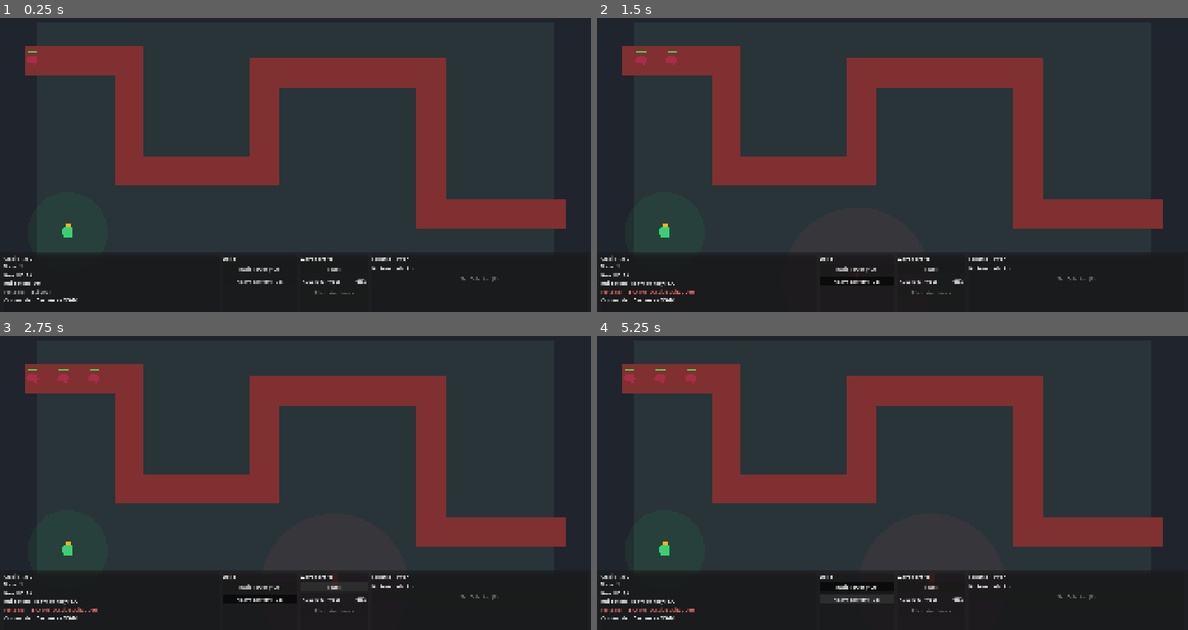
Above: before the commit, frames 1-4 (two rows, left to right).
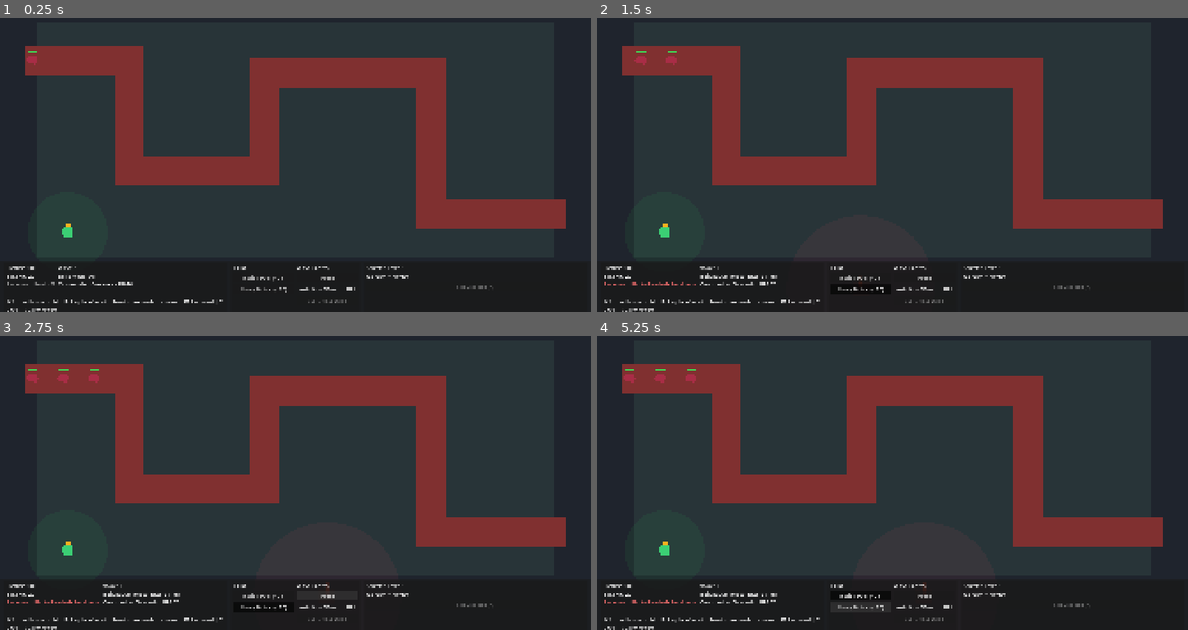
Above: after the commit, the same moments.

Repository: Auda29/TDG
Game: Godot game, scene res://scenes/bootstrap/main.tscn
Two runs of this game, one before a commit and one after it. Both use one fixed random seed, a clock stepped at 60 frames per second and the inputs below.
Inputs:
- Up to frame 1 (0.25 s): no input
- Up to frame 2 (1.5 s): click "Basic Tower (100)" at 0.5 s; click "Heavy Battery (175)" at 1.25 s
- Up to frame 3 (2.75 s): click "Pause" at 2 s
- Up to frame 4 (5.25 s): click "Auto Next Wave" at 2.75 s; click "Auto Next Wave" at 3.5 s; click "Basic Tower (100)" at 4.25 s; click "Heavy Battery (175)" at 5 s

The runs differ from the first frame. In frame 1, 2.2% of the frame differs, in the area x 0-94%, y 80-100%; in frame 2, 2.4%; in frame 3, 2.5%; in frame 4, 2.6%.

Commit message:
Refactor mvp_hud.tscn layout for improved UI organization, adjusting margins and container structures. Update gameplay mechanics in basic_enemy.gd to return actual damage dealt and enhance tower statistics tracking in basic_tower.gd. Modify mvp_hud.gd to display average DPS and total damage dealt for selected towers, improving user feedback and gameplay insights.

Diff:
--- a/game/scenes/ui/mvp_hud.tscn
+++ b/game/scenes/ui/mvp_hud.tscn
@@ -16,128 +16,161 @@
 anchor_top = 1.0
 anchor_right = 1.0
 anchor_bottom = 1.0
-offset_top = -196.0
+offset_top = -168.0
 mouse_filter = 1
 
 [node name="Margin" type="MarginContainer" parent="BottomBar"]
 layout_mode = 2
 theme_override_constants/margin_left = 12
-theme_override_constants/margin_top = 10
+theme_override_constants/margin_top = 6
 theme_override_constants/margin_right = 12
-theme_override_constants/margin_bottom = 10
+theme_override_constants/margin_bottom = 6
 
 [node name="RootHBox" type="HBoxContainer" parent="BottomBar/Margin"]
 layout_mode = 2
 theme_override_constants/separation = 12
 
 [node name="StatusPanel" type="PanelContainer" parent="BottomBar/Margin/RootHBox"]
-custom_minimum_size = Vector2(360, 0)
+custom_minimum_size = Vector2(460, 0)
 layout_mode = 2
 size_flags_horizontal = 3
 
-[node name="VBoxContainer" type="VBoxContainer" parent="BottomBar/Margin/RootHBox/StatusPanel"]
+[node name="StatusMargin" type="MarginContainer" parent="BottomBar/Margin/RootHBox/StatusPanel"]
 layout_mode = 2
+theme_override_constants/margin_left = 8
+theme_override_constants/margin_top = 6
+theme_override_constants/margin_right = 8
+theme_override_constants/margin_bottom = 6
 
-[node name="CreditsLabel" type="Label" parent="BottomBar/Margin/RootHBox/StatusPanel/VBoxContainer"]
+[node name="StatusVBox" type="VBoxContainer" parent="BottomBar/Margin/RootHBox/StatusPanel/StatusMargin"]
+layout_mode = 2
+theme_override_constants/separation = 6
+
+[node name="StatsGrid" type="GridContainer" parent="BottomBar/Margin/RootHBox/StatusPanel/StatusMargin/StatusVBox"]
+layout_mode = 2
+columns = 2
+
+theme_override_constants/h_separation = 14
+theme_override_constants/v_separation = 4
+
+[node name="CreditsLabel" type="Label" parent="BottomBar/Margin/RootHBox/StatusPanel/StatusMargin/StatusVBox/StatsGrid"]
 layout_mode = 2
 text = "Credits: 0"
 
-[node name="WaveLabel" type="Label" parent="BottomBar/Margin/RootHBox/StatusPanel/VBoxContainer"]
+[node name="WaveLabel" type="Label" parent="BottomBar/Margin/RootHBox/StatusPanel/StatusMargin/StatusVBox/StatsGrid"]
 layout_mode = 2
 text = "Wave: 0"
 
-[node name="BaseLabel" type="Label" parent="BottomBar/Margin/RootHBox/StatusPanel/VBoxContainer"]
+[node name="BaseLabel" type="Label" parent="BottomBar/Margin/RootHBox/StatusPanel/StatusMargin/StatusVBox/StatsGrid"]
 layout_mode = 2
 text = "Base HP: 0"
 
-[node name="ModeLabel" type="Label" parent="BottomBar/Margin/RootHBox/StatusPanel/VBoxContainer"]
+[node name="ModeLabel" type="Label" parent="BottomBar/Margin/RootHBox/StatusPanel/StatusMargin/StatusVBox/StatsGrid"]
 layout_mode = 2
 text = "Build Mode: Off"
 
-[node name="PlacementLabel" type="Label" parent="BottomBar/Margin/RootHBox/StatusPanel/VBoxContainer"]
+[node name="PlacementLabel" type="Label" parent="BottomBar/Margin/RootHBox/StatusPanel/StatusMargin/StatusVBox/StatsGrid"]
 layout_mode = 2
 text = "Placement: Build off"
 
-[node name="CommanderLabel" type="Label" parent="BottomBar/Margin/RootHBox/StatusPanel/VBoxContainer"]
+[node name="CommanderLabel" type="Label" parent="BottomBar/Margin/RootHBox/StatusPanel/StatusMargin/StatusVBox/StatsGrid"]
 layout_mode = 2
 text = "Commander: active"
 
-[node name="EventLabel" type="Label" parent="BottomBar/Margin/RootHBox/StatusPanel/VBoxContainer"]
+[node name="EventLabel" type="Label" parent="BottomBar/Margin/RootHBox/StatusPanel/StatusMargin/StatusVBox"]
 layout_mode = 2
 text = ""
 
-[node name="HintLabel" type="Label" parent="BottomBar/Margin/RootHBox/StatusPanel/VBoxContainer"]
+[node name="HintLabel" type="Label" parent="BottomBar/Margin/RootHBox/StatusPanel/StatusMargin/StatusVBox"]
 layout_mode = 2
 text = ""
 autowrap_mode = 3
 
-[node name="BuildPanel" type="PanelContainer" parent="BottomBar/Margin/RootHBox"]
-custom_minimum_size = Vector2(240, 0)
+[node name="CenterPanel" type="PanelContainer" parent="BottomBar/Margin/RootHBox"]
+custom_minimum_size = Vector2(420, 0)
 layout_mode = 2
 
-[node name="BuildVBox" type="VBoxContainer" parent="BottomBar/Margin/RootHBox/BuildPanel"]
+[node name="CenterMargin" type="MarginContainer" parent="BottomBar/Margin/RootHBox/CenterPanel"]
 layout_mode = 2
-theme_override_constants/separation = 8
+theme_override_constants/margin_left = 8
+theme_override_constants/margin_top = 6
+theme_override_constants/margin_right = 8
+theme_override_constants/margin_bottom = 6
 
-[node name="BuildTitleLabel" type="Label" parent="BottomBar/Margin/RootHBox/BuildPanel/BuildVBox"]
+[node name="CenterHBox" type="HBoxContainer" parent="BottomBar/Margin/RootHBox/CenterPanel/CenterMargin"]
+layout_mode = 2
+theme_override_constants/separation = 12
+
+[node name="BuildPanel" type="VBoxContainer" parent="BottomBar/Margin/RootHBox/CenterPanel/CenterMargin/CenterHBox"]
+custom_minimum_size = Vector2(170, 0)
+layout_mode = 2
+size_flags_horizontal = 3
+theme_override_constants/separation = 6
+
+[node name="BuildTitleLabel" type="Label" parent="BottomBar/Margin/RootHBox/CenterPanel/CenterMargin/CenterHBox/BuildPanel"]
 layout_mode = 2
 text = "Build"
 
-[node name="BasicTowerButton" type="Button" parent="BottomBar/Margin/RootHBox/BuildPanel/BuildVBox"]
+[node name="BasicTowerButton" type="Button" parent="BottomBar/Margin/RootHBox/CenterPanel/CenterMargin/CenterHBox/BuildPanel"]
 layout_mode = 2
 toggle_mode = true
 text = "Basic Tower (100)"
 
-[node name="HeavyBatteryButton" type="Button" parent="BottomBar/Margin/RootHBox/BuildPanel/BuildVBox"]
+[node name="HeavyBatteryButton" type="Button" parent="BottomBar/Margin/RootHBox/CenterPanel/CenterMargin/CenterHBox/BuildPanel"]
 layout_mode = 2
 toggle_mode = true
 text = "Heavy Battery (175)"
 
-[node name="FlowPanel" type="PanelContainer" parent="BottomBar/Margin/RootHBox"]
-custom_minimum_size = Vector2(220, 0)
+[node name="FlowPanel" type="VBoxContainer" parent="BottomBar/Margin/RootHBox/CenterPanel/CenterMargin/CenterHBox"]
+custom_minimum_size = Vector2(190, 0)
 layout_mode = 2
+size_flags_horizontal = 3
+theme_override_constants/separation = 6
 
-[node name="FlowVBox" type="VBoxContainer" parent="BottomBar/Margin/RootHBox/FlowPanel"]
-layout_mode = 2
-theme_override_constants/separation = 8
-
-[node name="FlowTitleLabel" type="Label" parent="BottomBar/Margin/RootHBox/FlowPanel/FlowVBox"]
+[node name="FlowTitleLabel" type="Label" parent="BottomBar/Margin/RootHBox/CenterPanel/CenterMargin/CenterHBox/FlowPanel"]
 layout_mode = 2
 text = "Wave Control"
 
-[node name="PauseButton" type="Button" parent="BottomBar/Margin/RootHBox/FlowPanel/FlowVBox"]
+[node name="PauseButton" type="Button" parent="BottomBar/Margin/RootHBox/CenterPanel/CenterMargin/CenterHBox/FlowPanel"]
 layout_mode = 2
 text = "Pause"
 
-[node name="AutoWaveButton" type="CheckButton" parent="BottomBar/Margin/RootHBox/FlowPanel/FlowVBox"]
+[node name="AutoWaveButton" type="CheckButton" parent="BottomBar/Margin/RootHBox/CenterPanel/CenterMargin/CenterHBox/FlowPanel"]
 layout_mode = 2
 button_pressed = true
 text = "Auto Next Wave"
 
-[node name="NextWaveButton" type="Button" parent="BottomBar/Margin/RootHBox/FlowPanel/FlowVBox"]
+[node name="NextWaveButton" type="Button" parent="BottomBar/Margin/RootHBox/CenterPanel/CenterMargin/CenterHBox/FlowPanel"]
 layout_mode = 2
 text = "Start Next Wave"
 disabled = true
 
 [node name="SelectedPanel" type="PanelContainer" parent="BottomBar/Margin/RootHBox"]
-custom_minimum_size = Vector2(240, 0)
+custom_minimum_size = Vector2(280, 0)
 layout_mode = 2
 size_flags_horizontal = 3
 
-[node name="SelectedVBox" type="VBoxContainer" parent="BottomBar/Margin/RootHBox/SelectedPanel"]
+[node name="SelectedMargin" type="MarginContainer" parent="BottomBar/Margin/RootHBox/SelectedPanel"]
 layout_mode = 2
-theme_override_constants/separation = 8
+theme_override_constants/margin_left = 8
+theme_override_constants/margin_top = 6
+theme_override_constants/margin_right = 8
+theme_override_constants/margin_bottom = 6
 
-[node name="SelectedTitleLabel" type="Label" parent="BottomBar/Margin/RootHBox/SelectedPanel/SelectedVBox"]
+[node name="SelectedVBox" type="VBoxContainer" parent="BottomBar/Margin/RootHBox/SelectedPanel/SelectedMargin"]
+layout_mode = 2
+theme_override_constants/separation = 6
+
+[node name="SelectedTitleLabel" type="Label" parent="BottomBar/Margin/RootHBox/SelectedPanel/SelectedMargin/SelectedVBox"]
 layout_mode = 2
 text = "Selected Tower"
 
-[node name="SelectedStatsLabel" type="Label" parent="BottomBar/Margin/RootHBox/SelectedPanel/SelectedVBox"]
+[node name="SelectedStatsLabel" type="Label" parent="BottomBar/Margin/RootHBox/SelectedPanel/SelectedMargin/SelectedVBox"]
 layout_mode = 2
 text = "No tower selected"
 autowrap_mode = 3
 
-[node name="SellButton" type="Button" parent="BottomBar/Margin/RootHBox/SelectedPanel/SelectedVBox"]
+[node name="SellButton" type="Button" parent="BottomBar/Margin/RootHBox/SelectedPanel/SelectedMargin/SelectedVBox"]
 layout_mode = 2
 text = "Sell Selected (X)"
 disabled = true
--- a/game/scripts/gameplay/enemies/basic_enemy.gd
+++ b/game/scripts/gameplay/enemies/basic_enemy.gd
@@ -39,14 +39,16 @@
 	_update_position()
 	queue_redraw()
 
-func apply_damage(amount: float) -> void:
+func apply_damage(amount: float) -> float:
 	var reduced_amount := maxf(1.0, amount - armor)
+	var actual_damage: float = minf(reduced_amount, health)
 	health -= reduced_amount
 	_hit_flash = 1.0
 	queue_redraw()
 	if health <= 0.0:
 		defeated.emit(self)
 		queue_free()
+	return actual_damage
 
 func _update_position() -> void:
 	global_position = curve.sample_baked(progress)
--- a/game/scripts/gameplay/towers/basic_tower.gd
+++ b/game/scripts/gameplay/towers/basic_tower.gd
@@ -10,6 +10,9 @@
 var _shot_flash: float = 0.0
 var _last_target_local: Vector2 = Vector2.ZERO
 var _is_selected: bool = false
+var total_damage_dealt: float = 0.0
+var total_kills: int = 0
+var active_time: float = 0.0
 
 @onready var barrel: Node2D = $Barrel
 
@@ -27,6 +30,7 @@
 		_shot_flash = 0.0
 		queue_redraw()
 		return
+	active_time += delta
 	_shot_flash = maxf(0.0, _shot_flash - delta * 4.0)
 	_cooldown = maxf(0.0, _cooldown - delta)
 	if _cooldown > 0.0:
@@ -38,7 +42,11 @@
 		_shot_flash = 1.0
 		if barrel != null:
 			barrel.rotation = _last_target_local.angle() + PI / 2.0
-		target.apply_damage(damage)
+		var target_health_before: float = target.health
+		var dealt_damage: float = target.apply_damage(damage)
+		total_damage_dealt += dealt_damage
+		if dealt_damage >= target_health_before and target_health_before > 0.0:
+			total_kills += 1
 		var effective_fire_rate := fire_rate * _get_overwatch_multiplier()
 		_cooldown = 1.0 / maxf(0.1, effective_fire_rate)
 	queue_redraw()
@@ -90,3 +98,8 @@
 
 func get_sell_refund() -> int:
 	return int(round(float(tower_cost) * 0.5))
+
+func get_average_dps() -> float:
+	if active_time <= 0.01:
+		return 0.0
+	return total_damage_dealt / active_time
--- a/game/scripts/ui/mvp_hud.gd
+++ b/game/scripts/ui/mvp_hud.gd
@@ -6,23 +6,23 @@
 signal auto_wave_toggled(enabled: bool)
 signal next_wave_requested
 
-@onready var credits_label: Label = $BottomBar/Margin/RootHBox/StatusPanel/VBoxContainer/CreditsLabel
-@onready var wave_label: Label = $BottomBar/Margin/RootHBox/StatusPanel/VBoxContainer/WaveLabel
-@onready var base_label: Label = $BottomBar/Margin/RootHBox/StatusPanel/VBoxContainer/BaseLabel
-@onready var mode_label: Label = $BottomBar/Margin/RootHBox/StatusPanel/VBoxContainer/ModeLabel
-@onready var placement_label: Label = $BottomBar/Margin/RootHBox/StatusPanel/VBoxContainer/PlacementLabel
-@onready var commander_label: Label = $BottomBar/Margin/RootHBox/StatusPanel/VBoxContainer/CommanderLabel
-@onready var event_label: Label = $BottomBar/Margin/RootHBox/StatusPanel/VBoxContainer/EventLabel
-@onready var hint_label: Label = $BottomBar/Margin/RootHBox/StatusPanel/VBoxContainer/HintLabel
+@onready var credits_label: Label = $BottomBar/Margin/RootHBox/StatusPanel/StatusMargin/StatusVBox/StatsGrid/CreditsLabel
+@onready var wave_label: Label = $BottomBar/Margin/RootHBox/StatusPanel/StatusMargin/StatusVBox/StatsGrid/WaveLabel
+@onready var base_label: Label = $BottomBar/Margin/RootHBox/StatusPanel/StatusMargin/StatusVBox/StatsGrid/BaseLabel
+@onready var mode_label: Label = $BottomBar/Margin/RootHBox/StatusPanel/StatusMargin/StatusVBox/StatsGrid/ModeLabel
+@onready var placement_label: Label = $BottomBar/Margin/RootHBox/StatusPanel/StatusMargin/StatusVBox/StatsGrid/PlacementLabel
+@onready var commander_label: Label = $BottomBar/Margin/RootHBox/StatusPanel/StatusMargin/StatusVBox/StatsGrid/CommanderLabel
+@onready var event_label: Label = $BottomBar/Margin/RootHBox/StatusPanel/StatusMargin/StatusVBox/EventLabel
+@onready var hint_label: Label = $BottomBar/Margin/RootHBox/StatusPanel/StatusMargin/StatusVBox/HintLabel
 
-@onready var basic_tower_button: Button = $BottomBar/Margin/RootHBox/BuildPanel/BuildVBox/BasicTowerButton
-@onready var heavy_battery_button: Button = $BottomBar/Margin/RootHBox/BuildPanel/BuildVBox/HeavyBatteryButton
-@onready var pause_button: Button = $BottomBar/Margin/RootHBox/FlowPanel/FlowVBox/PauseButton
-@onready var auto_wave_button: CheckButton = $BottomBar/Margin/RootHBox/FlowPanel/FlowVBox/AutoWaveButton
-@onready var next_wave_button: Button = $BottomBar/Margin/RootHBox/FlowPanel/FlowVBox/NextWaveButton
-@onready var selected_title_label: Label = $BottomBar/Margin/RootHBox/SelectedPanel/SelectedVBox/SelectedTitleLabel
-@onready var selected_stats_label: Label = $BottomBar/Margin/RootHBox/SelectedPanel/SelectedVBox/SelectedStatsLabel
-@onready var sell_button: Button = $BottomBar/Margin/RootHBox/SelectedPanel/SelectedVBox/SellButton
+@onready var basic_tower_button: Button = $BottomBar/Margin/RootHBox/CenterPanel/CenterMargin/CenterHBox/BuildPanel/BasicTowerButton
+@onready var heavy_battery_button: Button = $BottomBar/Margin/RootHBox/CenterPanel/CenterMargin/CenterHBox/BuildPanel/HeavyBatteryButton
+@onready var pause_button: Button = $BottomBar/Margin/RootHBox/CenterPanel/CenterMargin/CenterHBox/FlowPanel/PauseButton
+@onready var auto_wave_button: CheckButton = $BottomBar/Margin/RootHBox/CenterPanel/CenterMargin/CenterHBox/FlowPanel/AutoWaveButton
+@onready var next_wave_button: Button = $BottomBar/Margin/RootHBox/CenterPanel/CenterMargin/CenterHBox/FlowPanel/NextWaveButton
+@onready var selected_title_label: Label = $BottomBar/Margin/RootHBox/SelectedPanel/SelectedMargin/SelectedVBox/SelectedTitleLabel
+@onready var selected_stats_label: Label = $BottomBar/Margin/RootHBox/SelectedPanel/SelectedMargin/SelectedVBox/SelectedStatsLabel
+@onready var sell_button: Button = $BottomBar/Margin/RootHBox/SelectedPanel/SelectedMargin/SelectedVBox/SellButton
 
 var _placement_text: String = "Build off"
 var _placement_color: Color = Color(0.7, 0.7, 0.7)
@@ -120,9 +120,13 @@
 		return
 	var tower_name: String = _selected_tower.get_ui_display_name() if _selected_tower.has_method("get_ui_display_name") else String(_selected_tower.name)
 	var refund: int = _selected_tower.get_sell_refund() if _selected_tower.has_method("get_sell_refund") else 0
+	var average_dps: float = _selected_tower.get_average_dps() if _selected_tower.has_method("get_average_dps") else 0.0
 	selected_title_label.text = tower_name
-	selected_stats_label.text = "DMG: %.1f\nRange: %.0f\nFire Rate: %.2f\nSell: +%d" % [
+	selected_stats_label.text = "DMG: %.1f | DPS: %.1f\nDone: %.0f | Kills: %d\nRange: %.0f | Fire: %.2f\nSell: +%d" % [
 		_selected_tower.damage,
+		average_dps,
+		_selected_tower.total_damage_dealt,
+		_selected_tower.total_kills,
 		_selected_tower.attack_range,
 		_selected_tower.fire_rate,
 		refund,
